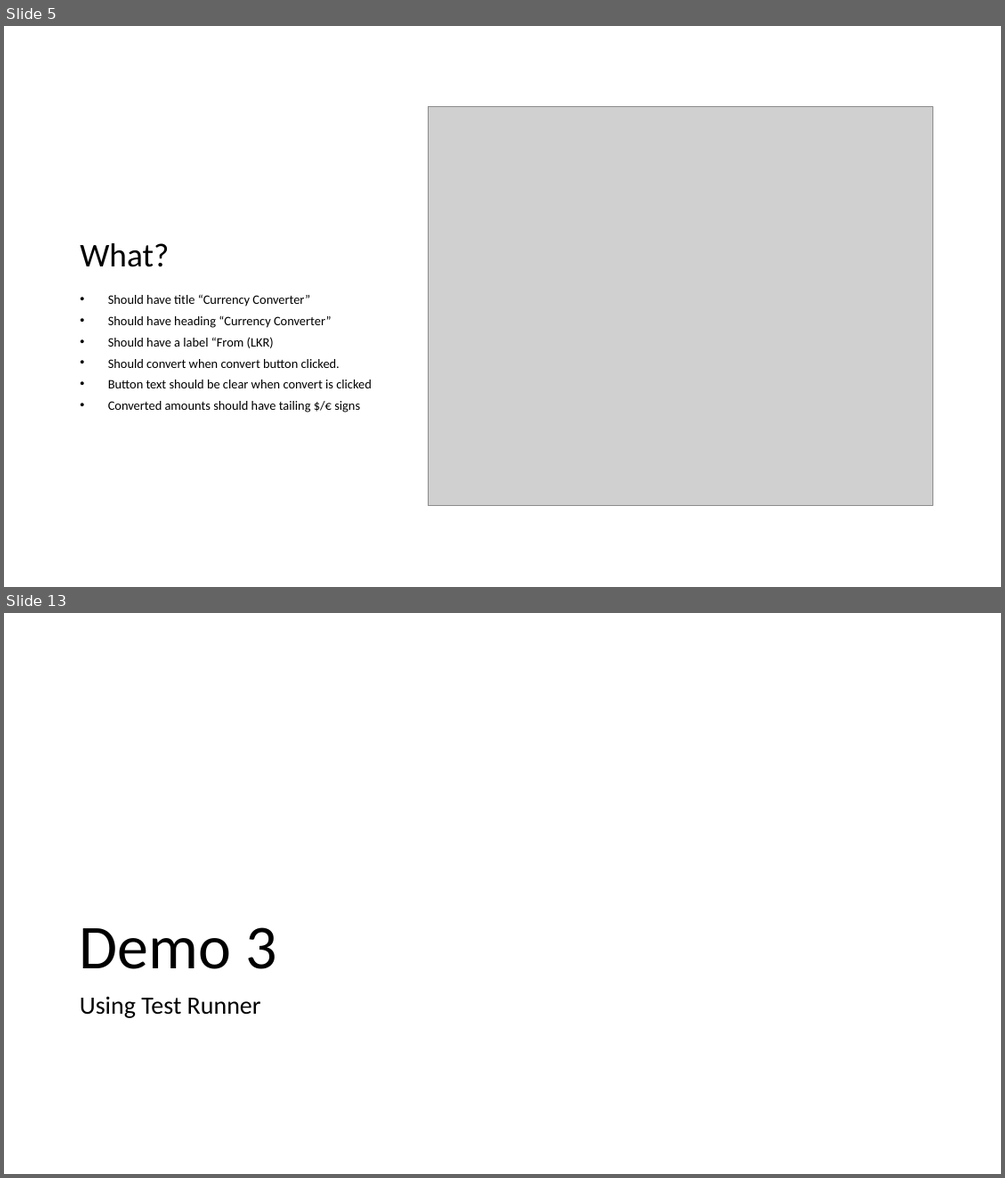
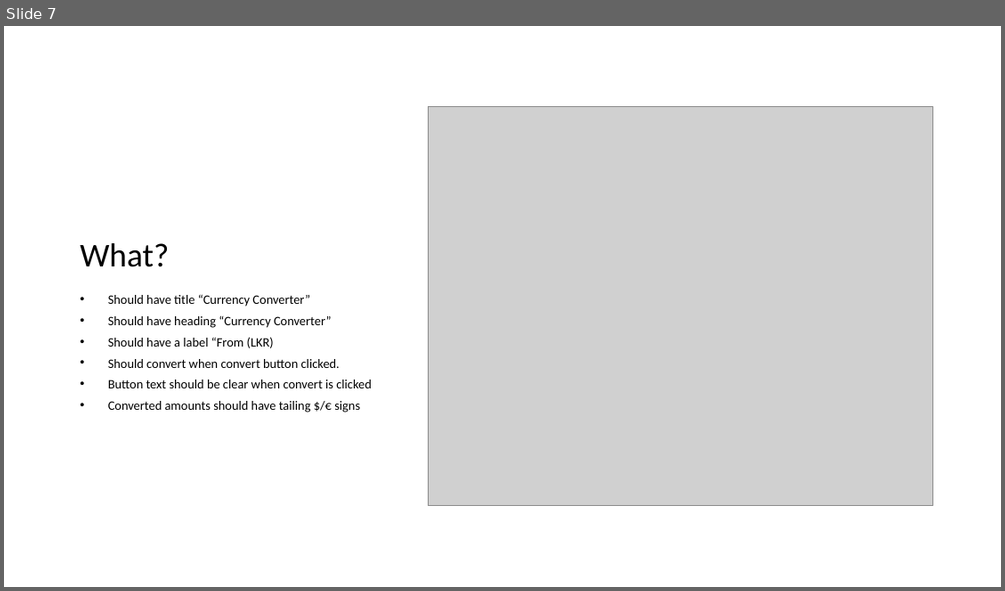
Before and after one commit to melkorCBA/testing-in-frontend, a slide deck: Reliable Frontends.pptx. Shown one above the other, each under a label of ours: slides 5 and 13 before the commit, slide 7 after it; the slides between them are not shown. The pictures are 1005x1178 and 1005x591 pixels, drawn with LibreOffice and Linux fonts; fonts in the diff are those of the drawing; grey boxes stand for pictures. Boxes give left, top, right and bottom in pixels: in the first picture for what was removed or moved away, otherwise in the second. Text is boxed around its words. In the diff, an @@ line names an element or a change of style, - is before the commit and + after.

```diff
--- a/Reliable Frontends.pptx
+++ b/Reliable Frontends.pptx
@@ slide 13 removed at (4, 613, 1001, 1174), background #FFFFFF @@
@@ title removed at (80, 927, 276, 969) @@
-Demo 3
@@ text removed at (80, 996, 261, 1018) @@
-Using Test Runner
@@ what was slide 5 is now slide 7 @@
```
Also in this commit, not shown: 5 slides changed, 3 slides added, 3 other slides removed, 3 other files.
